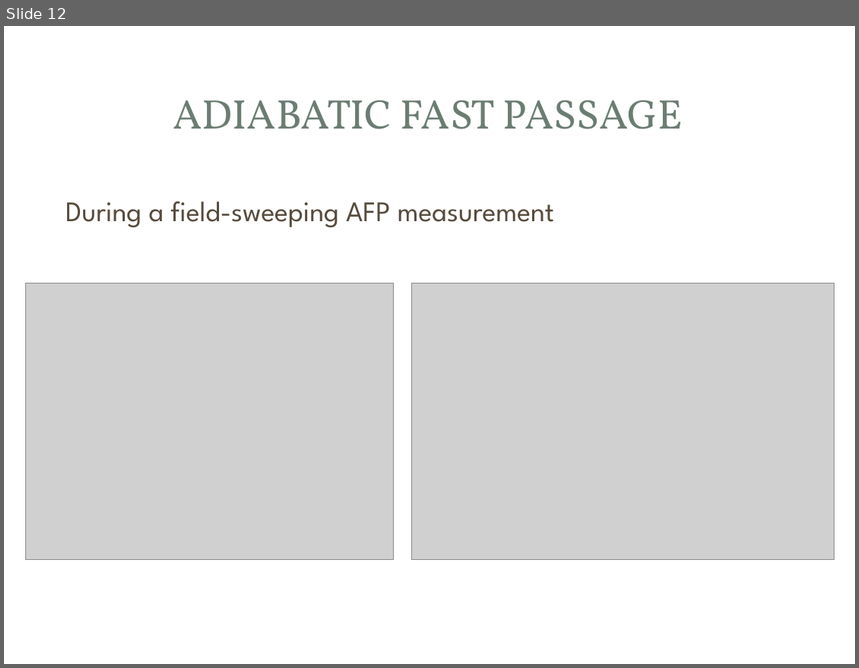
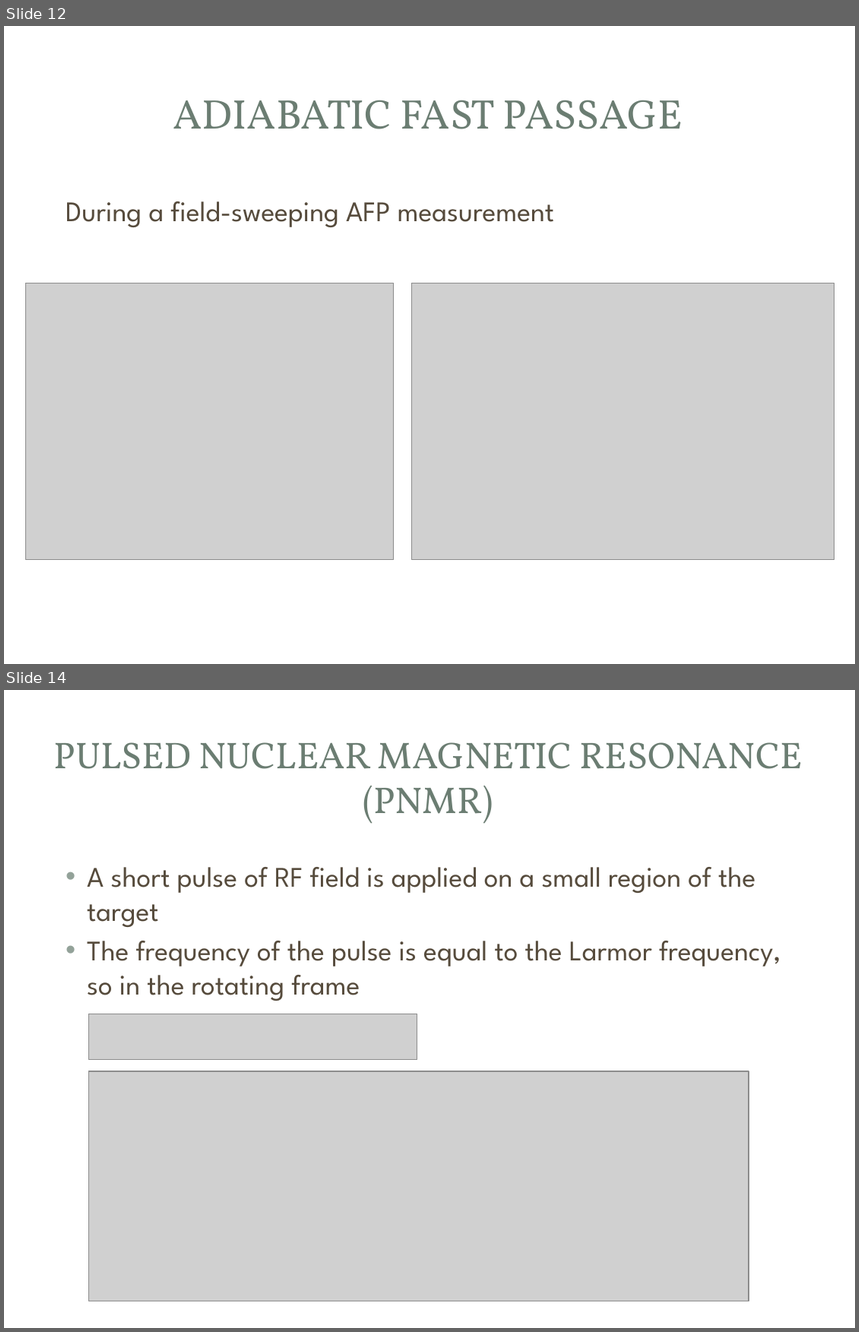
Before and after one commit to yw6vp/Final-Presentation, a slide deck: Defense.pptx. Shown one above the other, each under a label of ours: slide 12 before the commit, slides 12 and 14 after it; the slides between them are not shown. The pictures are 859x668 and 859x1332 pixels, drawn with LibreOffice and Linux fonts; fonts in the diff are those of the drawing; grey boxes stand for pictures; background and template pictures are left out. Boxes give left, top, right and bottom in pixels: in the first picture for what was removed or moved away, otherwise in the second. Text is boxed around its words. In the diff, an @@ line names an element or a change of style, - is before the commit and + after.

```diff
--- a/Defense.pptx
+++ b/Defense.pptx
@@ slide 14 added at <box>4,690,855,1328</box>, background picture (left out); not listed: 3 template elements that a slide beside it also shows @@
@@ title added at <box>54,742,803,824</box>, 31.5 pt, text #6B7D72 @@
+PULSED NUCLEAR MAGNETIC RESONANCE (PNMR)
@@ text added at <box>87,867,781,1001</box>, 24 pt, text #564B3C @@
+• A short pulse of RF field is applied on a small region of the target
+• The frequency of the pulse is equal to the Larmor frequency, so in the rotating frame
@@ picture added at <box>88,1015,417,1060</box> @@
@@ picture added at <box>89,1072,749,1301</box> @@
```
Also in this commit, not shown: 2 slides changed, 6 other slides added.
